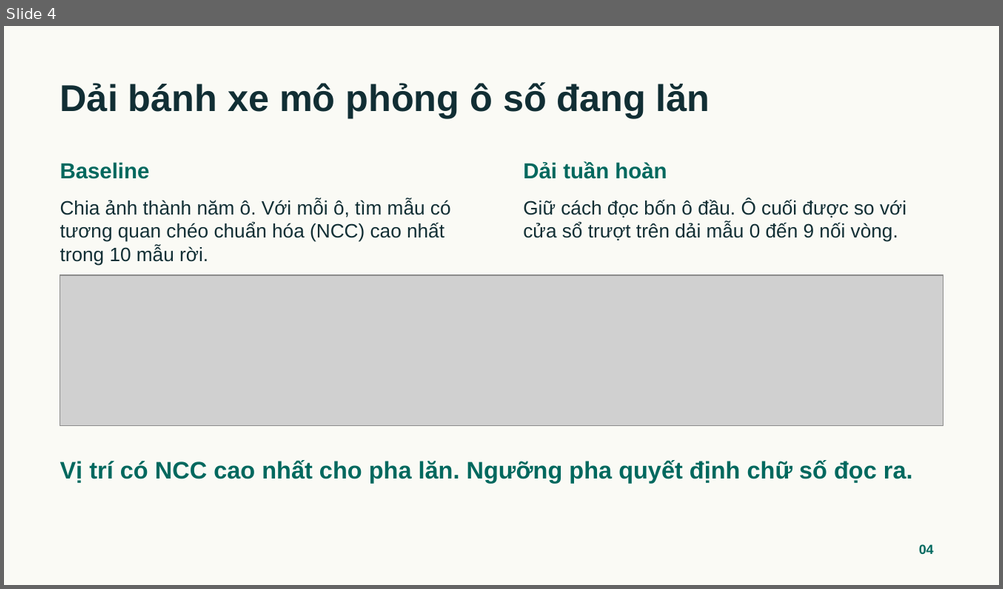
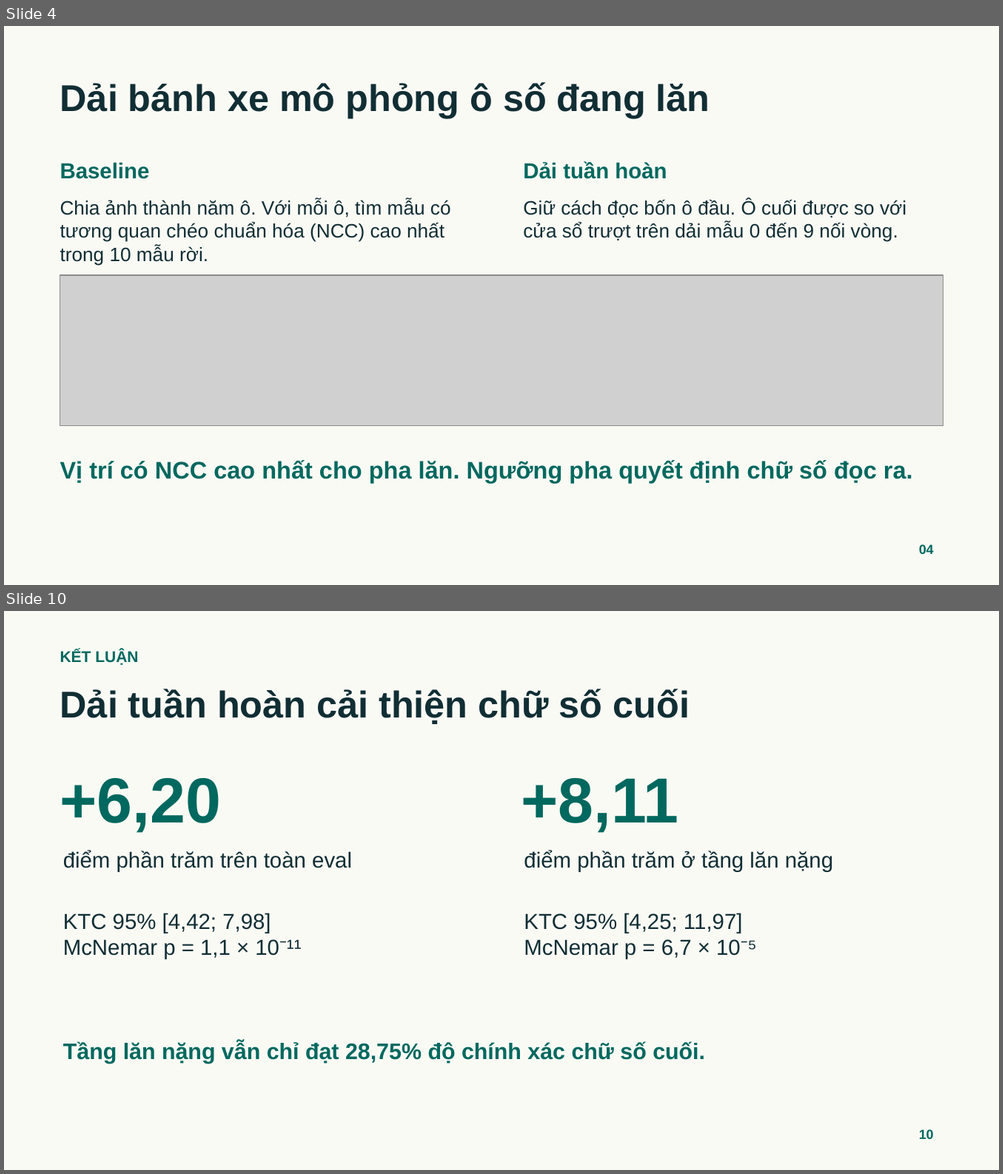
Before and after one commit to qivarnq3g/cv-water-meter-reading, a slide deck: report/Doc-chi-so-dong-ho-nuoc-Suon-thuyet-trinh.pptx. Shown one above the other, each under a label of ours: slide 4 before the commit, slides 4 and 10 after it; the slides between them are not shown. The pictures are 1003x589 and 1003x1174 pixels, drawn with LibreOffice and Linux fonts; fonts in the diff are those of the drawing; grey boxes stand for pictures. Boxes give left, top, right and bottom in pixels: in the first picture for what was removed or moved away, otherwise in the second. Text is boxed around its words. In the diff, an @@ line names an element or a change of style, - is before the commit and + after.

```diff
--- a/report/Doc-chi-so-dong-ho-nuoc-Suon-thuyet-trinh.pptx
+++ b/report/Doc-chi-so-dong-ho-nuoc-Suon-thuyet-trinh.pptx
@@ slide 10 added at (x1=4, y1=611, x2=999, y2=1170), background #FAFAF5 @@
@@ text added at (x1=60, y1=649, x2=138, y2=665), 15 pt, text #00685E, bold @@
+KẾT LUẬN
@@ text added at (x1=60, y1=689, x2=689, y2=724), 36 pt, text #112E34, bold @@
+Dải tuần hoàn cải thiện chữ số cuối
@@ text added at (x1=60, y1=778, x2=222, y2=833), 61.5 pt, text #00685E, bold @@
++6,20
@@ text added at (x1=521, y1=778, x2=678, y2=833), 61.5 pt, text #00685E, bold @@
++8,11
@@ text added at (x1=63, y1=851, x2=352, y2=872), 21 pt, text #112E34 @@
+điểm phần trăm trên toàn eval
@@ text added at (x1=523, y1=851, x2=833, y2=872), 21 pt, text #112E34 @@
+điểm phần trăm ở tầng lăn nặng
@@ text added at (x1=63, y1=913, x2=301, y2=960), 21 pt, text #112E34 @@
+KTC 95% [4,42; 7,98]
+McNemar p = 1,1 × 10⁻¹¹
@@ text added at (x1=523, y1=913, x2=757, y2=960), 21 pt, text #112E34 @@
+KTC 95% [4,25; 11,97]
+McNemar p = 6,7 × 10⁻⁵
@@ text added at (x1=63, y1=1042, x2=705, y2=1064), 21.8 pt, text #00685E, bold @@
+Tầng lăn nặng vẫn chỉ đạt 28,75% độ chính xác chữ số cuối.
@@ text added at (x1=919, y1=1130, x2=933, y2=1139), 12.8 pt, text #00685E, bold @@
+10
```
Also in this commit, not shown: 5 slides changed, 5 other slides added, 2 slides removed.
